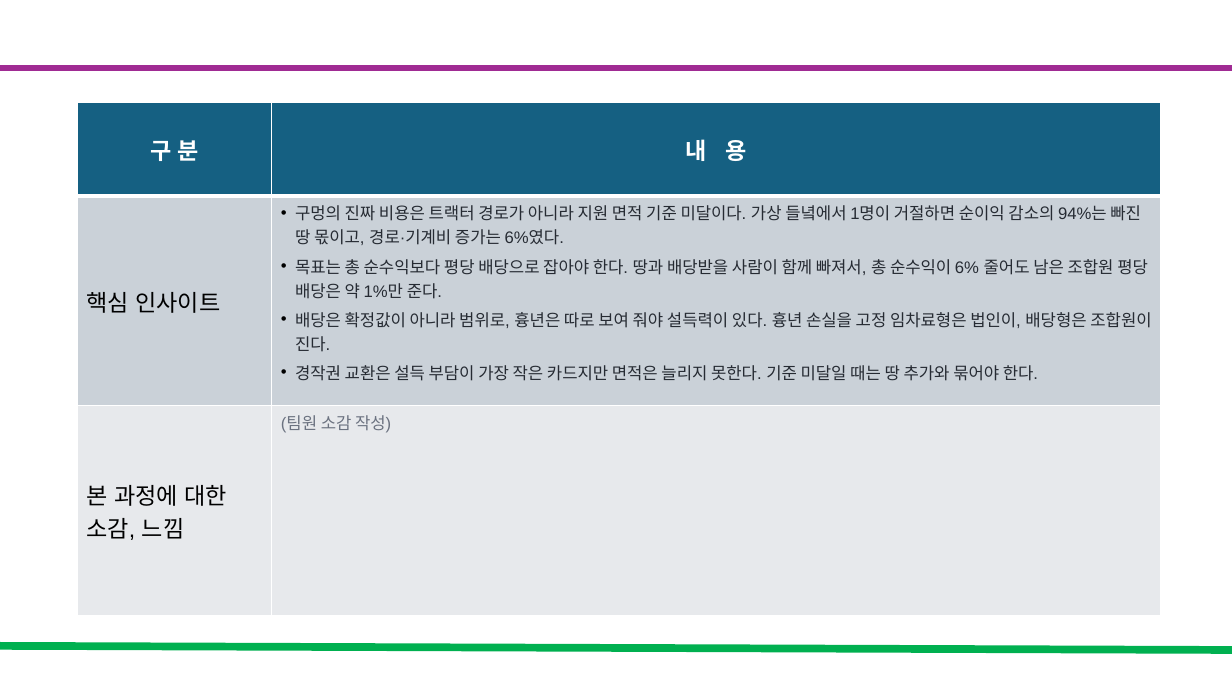
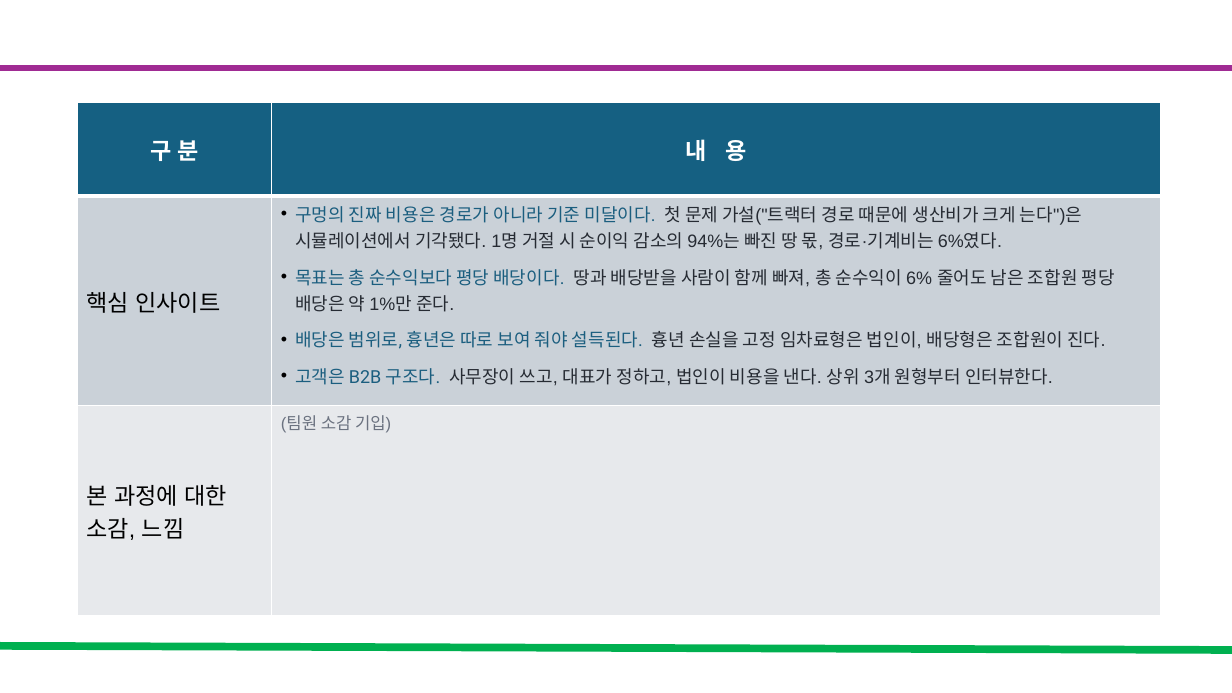
Before and after one commit to yean1234/Cooperative-farming-system, a slide deck: slide 5 of docs/공동영농_최종발표.pptx (slide 7 before the commit). Drawn at 1232x693 pixels with LibreOffice and Linux fonts; fonts in the diff are those of the drawing. Boxes give left, top, right and bottom in pixels: in the first picture for what was removed or moved away, otherwise in the second. Text is boxed around its words. In the diff, an @@ line names an element or a change of style, - is before the commit and + after.

```diff
--- a/docs/공동영농_최종발표.pptx
+++ b/docs/공동영농_최종발표.pptx
@@ table at <box>78,102,1161,544</box> @@
@@ row 2, column 2: "구멍의 진짜 비용은 트랙터 경로가 아니라 지원 면적 기준 미달이다. 가상 들녘에서 1명이 거절하면 순이익 감소의 94%는 빠진 땅 몫이고, 경로·기계비 증가는 6%였다. / 목표는 총 순수익보다 평당 배당으로 잡아야 한다. 땅과 배당받을 사람이 함께 빠져서, 총 순수익이 6% 줄어도 남은 조합원 평당 배당은 약 1%만 준다. / 배당은 확정값이 아니라 범위로, 흉년은 따로 보여 줘야 설득력이 있다. 흉년 손실을 고정 임차료형은 법인이, 배당형은 조합원이 진다. / 경작권 교환은 설득 부담이 가장 작은 카드지만 면적은 늘리지 못한다. 기준 미달일 때는 땅 추가와 묶어야 한다." to "구멍의 진짜 비용은 경로가 아니라 기준 미달이다. 첫 문제 가설("트랙터 경로 때문에 생산비가 크게 는다")은 시뮬레이션에서 기각됐다. 1명 거절 시 순이익 감소의 94%는 빠진 땅 몫, 경로·기계비는 6%였다. / 목표는 총 순수익보다 평당 배당이다. 땅과 배당받을 사람이 함께 빠져, 총 순수익이 6% 줄어도 남은 조합원 평당 배당은 약 1%만 준다. / 배당은 범위로, 흉년은 따로 보여 줘야 설득된다. 흉년 손실을 고정 임차료형은 법인이, 배당형은 조합원이 진다. / 고객은 B2B 구조다. 사무장이 쓰고, 대표가 정하고, 법인이 비용을 낸다. 상위 3개 원형부터 인터뷰한다." @@
-row 3, column 2: (팀원 소감 작성)
+row 3, column 2: (팀원 소감 기입)
```
Also in this commit, not shown: 4 other slides changed, 2 slides removed.
